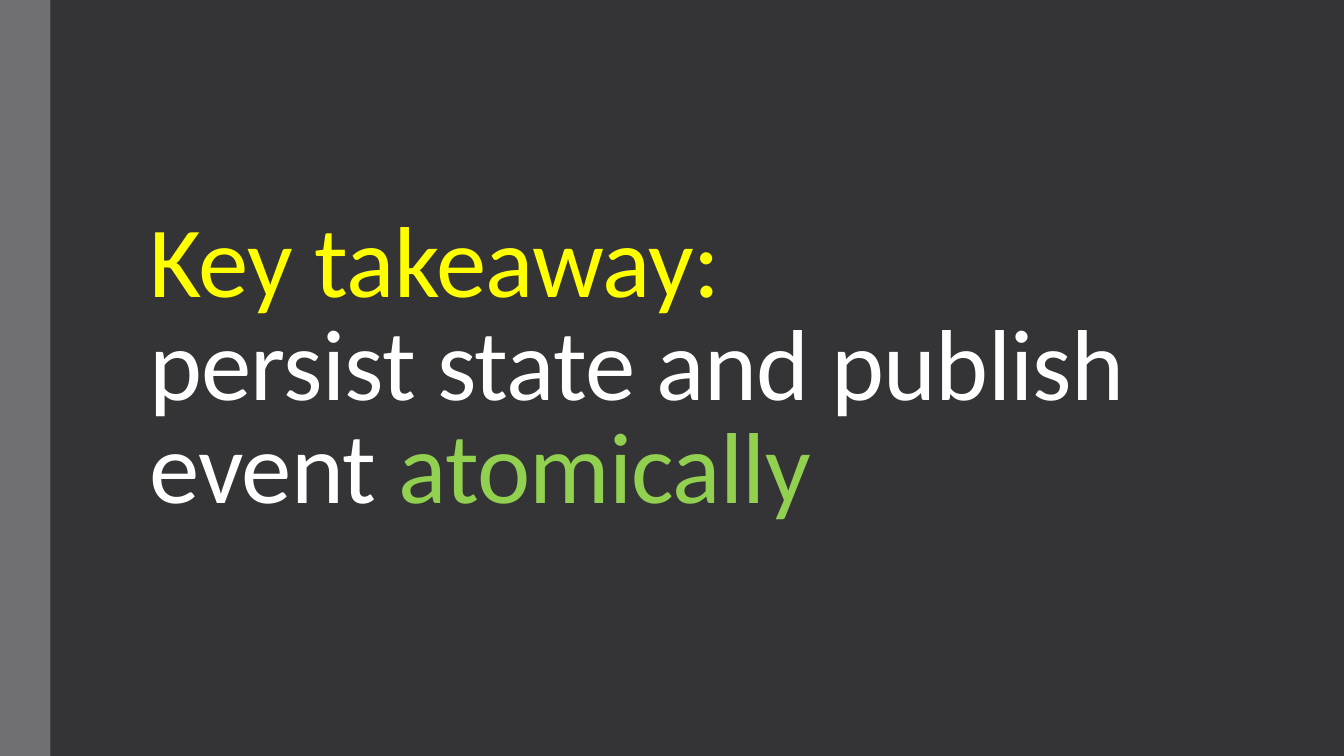
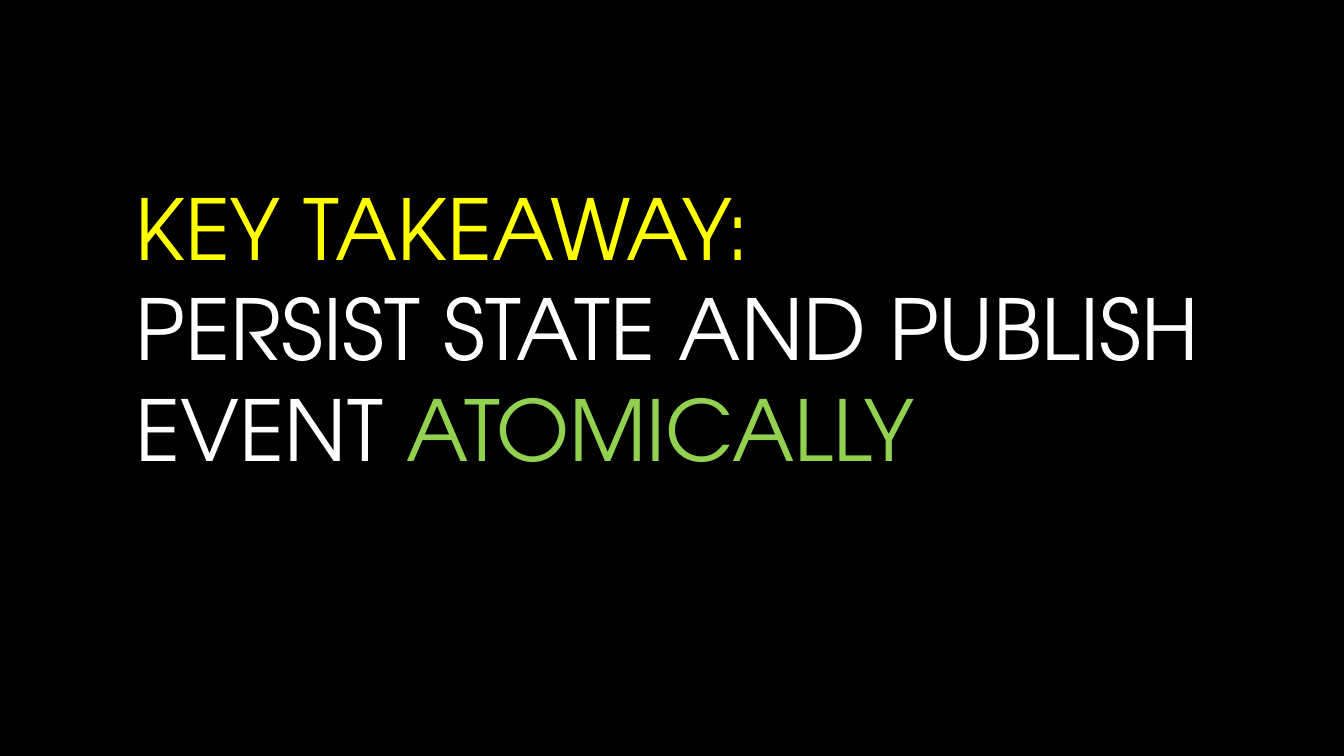
Before and after one commit to andrii-litvinov/event-driven-mongodb, a slide deck: slide 6 of t18-event-mongodb.pptx (slide 7 before the commit). Drawn at 1344x756 pixels with LibreOffice and Linux fonts; fonts in the diff are those of the drawing; background and template pictures are left out. Boxes give left, top, right and bottom in pixels: in the first picture for what was removed or moved away, otherwise in the second. Text is boxed around its words. In the diff, an @@ line names an element or a change of style, - is before the commit and + after.

```diff
--- a/t18-event-mongodb.pptx
+++ b/t18-event-mongodb.pptx
@@ background #353537 to picture (left out) @@
@@ rectangle removed at <box>0,0,50,756</box> @@
@@ title "KEY TAKEAWAY: PERSIST STATE AND ..." at <box>136,198,1199,462</box>: vertical alignment bottom to middle @@
@@ title at <box>136,198,1199,462</box>: text changed; size 72 to 60 pt; font Calibri to TeX Gyre Adventor @@
-Key takeaway:
-persist state and publish event atomically
+KEY TAKEAWAY:
+PERSIST STATE AND PUBLISH EVENT ATOMICALLY
```
Also in this commit, not shown: 14 other slides changed, 8 slides added, 6 slides removed, 4 other files.
